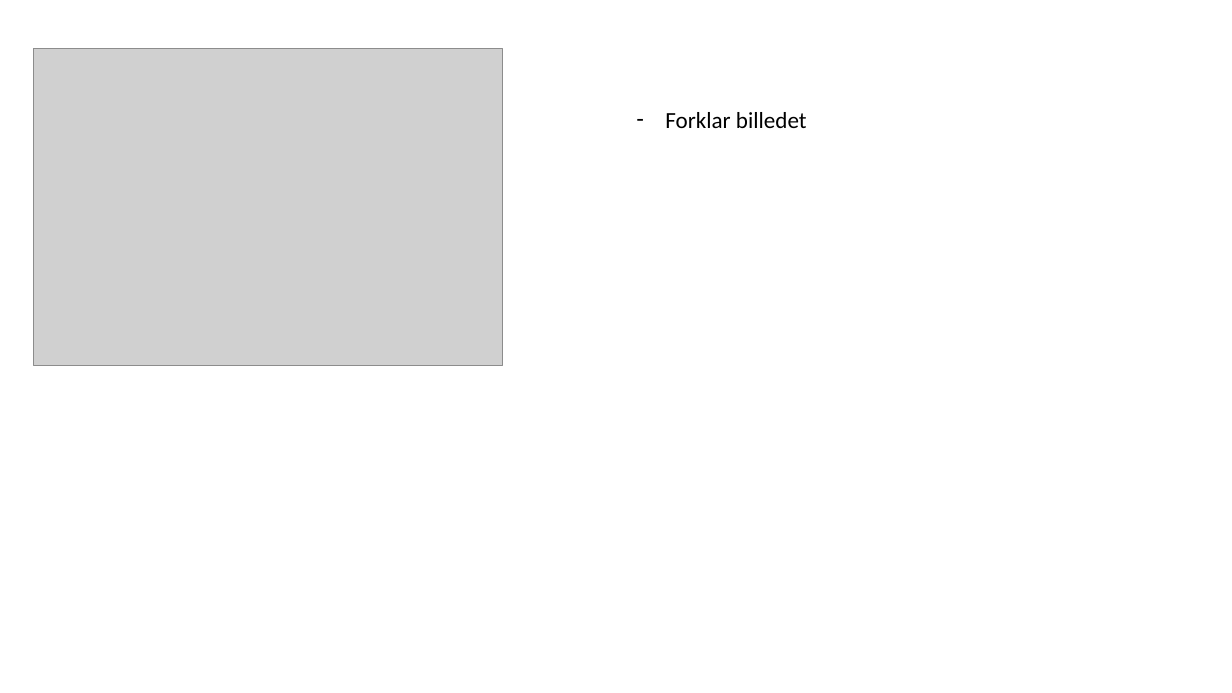
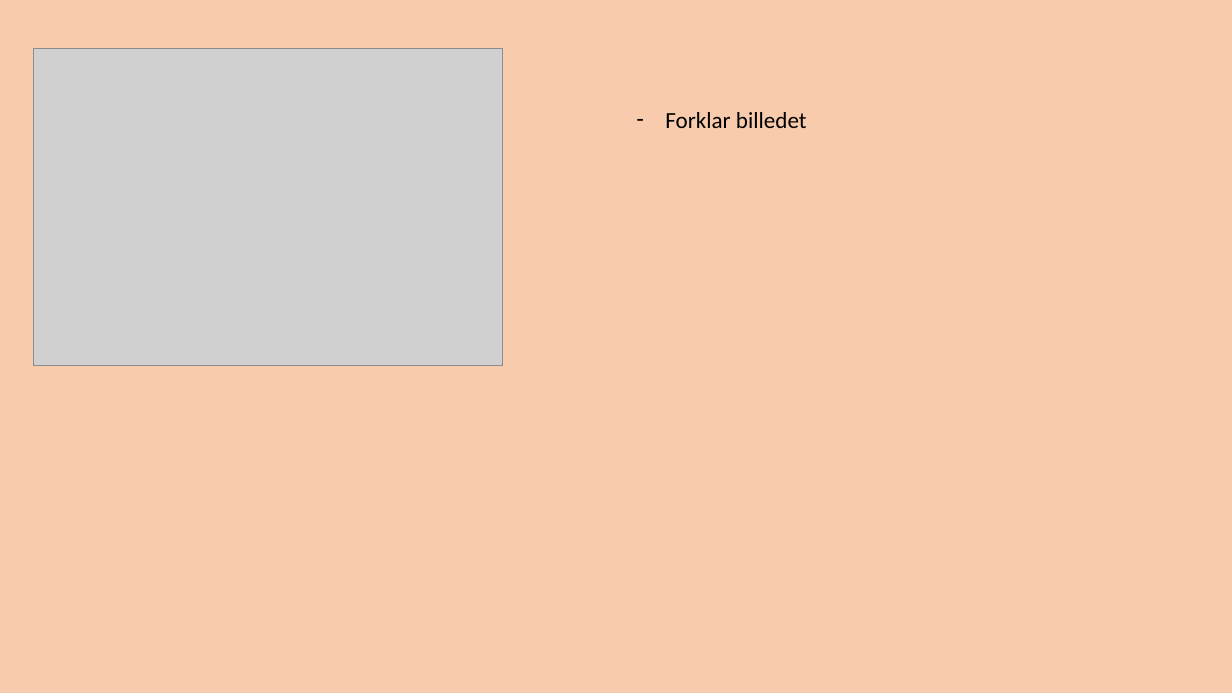
Before and after one commit to Lforlasse/FOG-Carport, a slide deck: slide 8 of Filer/Demonstration.pptx. Drawn at 1232x693 pixels with LibreOffice and Linux fonts; fonts in the diff are those of the drawing; grey boxes stand for pictures. Boxes give left, top, right and bottom in pixels: in the first picture for what was removed or moved away, otherwise in the second. Text is boxed around its words. In the diff, an @@ line names an element or a change of style, - is before the commit and + after.

```diff
--- a/Filer/Demonstration.pptx
+++ b/Filer/Demonstration.pptx
@@ background #FFFFFF to #F8CBAD @@
```
Also in this commit, not shown: 7 other slides changed.
